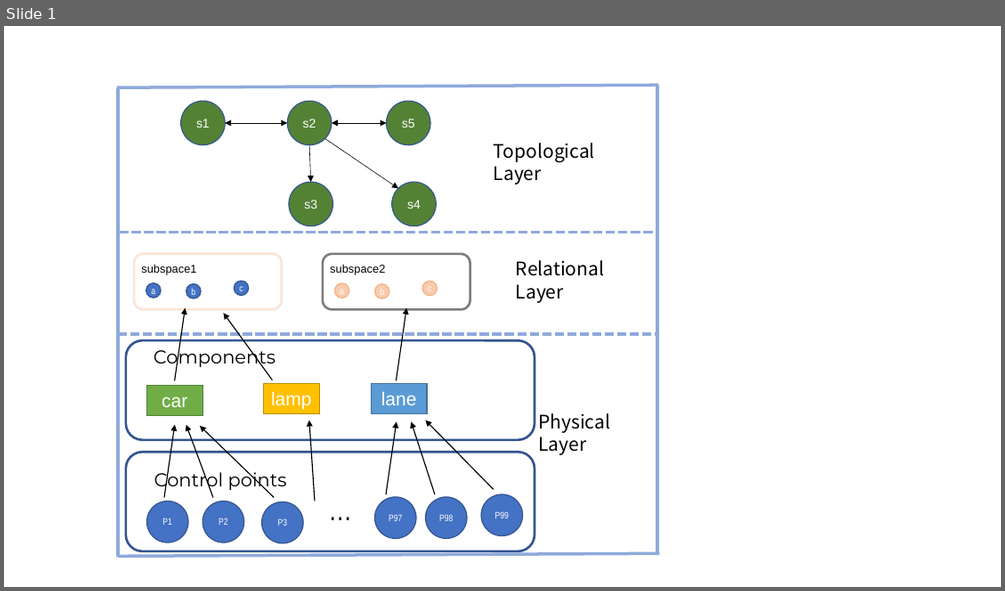
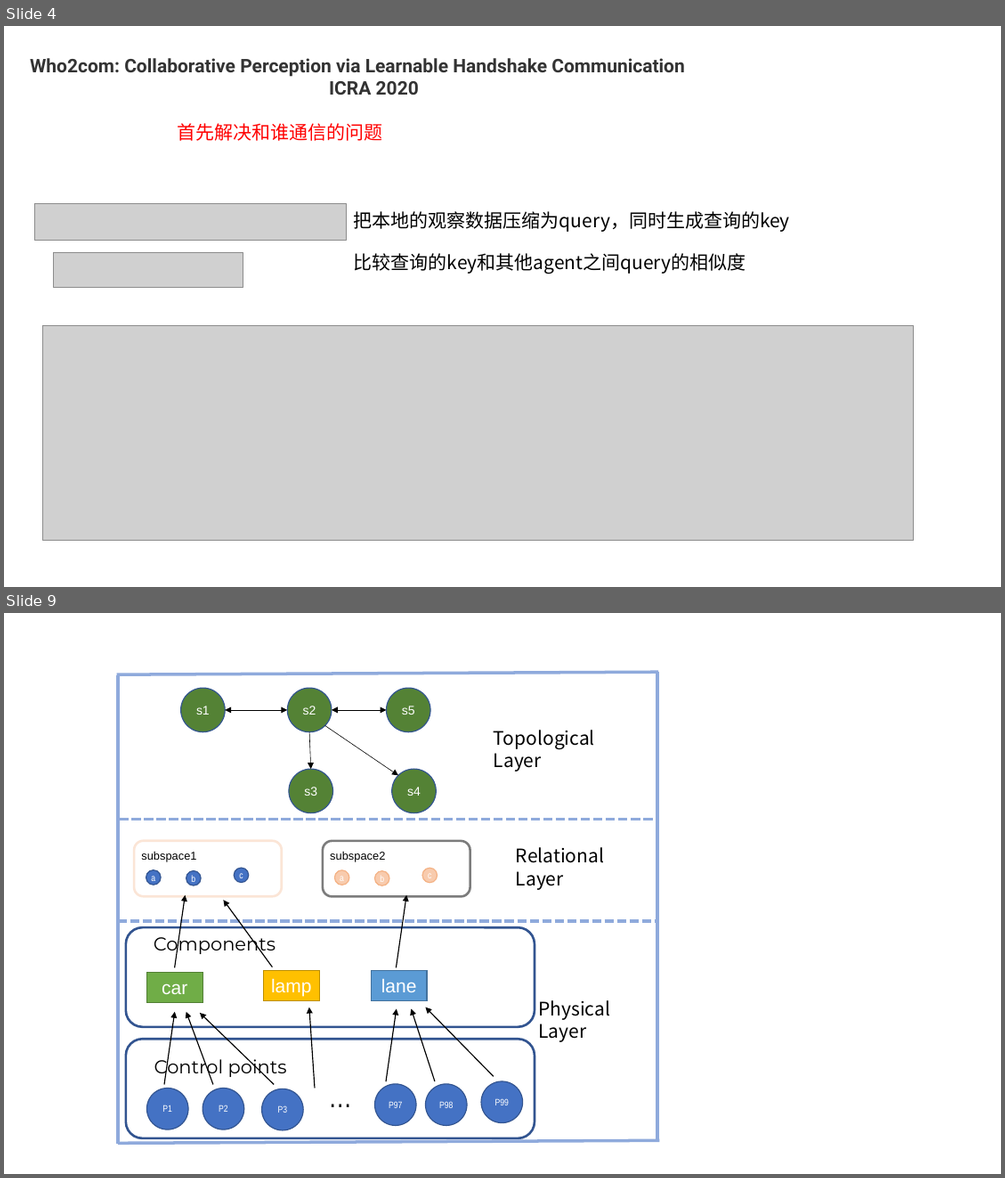
Before and after one commit to Kyrie11/hierarchicalMap, a slide deck: images.pptx. Shown one above the other, each under a label of ours: slide 1 before the commit, slides 4 and 9 after it; the slides between them are not shown. The pictures are 1005x591 and 1005x1178 pixels, drawn with LibreOffice and Linux fonts; fonts in the diff are those of the drawing; grey boxes stand for pictures. Boxes give left, top, right and bottom in pixels: in the first picture for what was removed or moved away, otherwise in the second. Text is boxed around its words. In the diff, an @@ line names an element or a change of style, - is before the commit and + after.

```diff
--- a/images.pptx
+++ b/images.pptx
@@ slide 4 added at (x1=4, y1=26, x2=1001, y2=587), background #FFFFFF @@
@@ text added at (x1=30, y1=58, x2=684, y2=95), 18 pt, text #333333, bold @@
+Who2com: Collaborative Perception via Learnable Handshake Communication
+ICRA 2020
@@ text added at (x1=177, y1=123, x2=382, y2=141), 18 pt, text #FF0000 @@
+首先解决和谁通信的问题
@@ picture added at (x1=34, y1=204, x2=347, y2=240) @@
@@ text added at (x1=354, y1=211, x2=790, y2=232), 18 pt, text #000000 @@
+把本地的观察数据压缩为query，同时生成查询的key
@@ picture added at (x1=53, y1=252, x2=243, y2=287) @@
@@ text added at (x1=354, y1=253, x2=746, y2=273), 18 pt, text #000000 @@
+比较查询的key和其他agent之间query的相似度
@@ picture added at (x1=43, y1=326, x2=914, y2=540) @@
@@ what was slide 1 is now slide 9 @@
```
Also in this commit, not shown: 1 slide changed, 16 other slides added, 2 other files.
